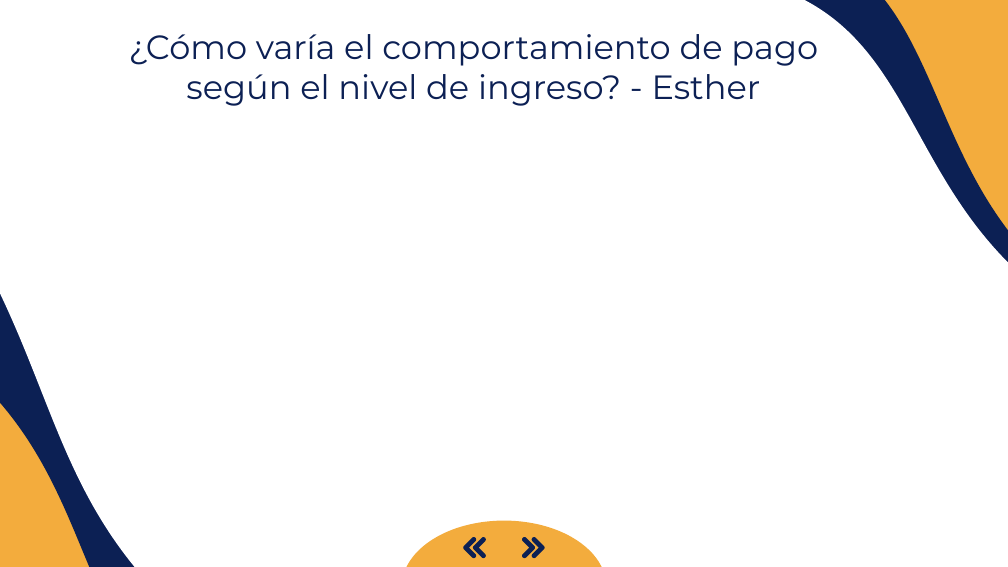
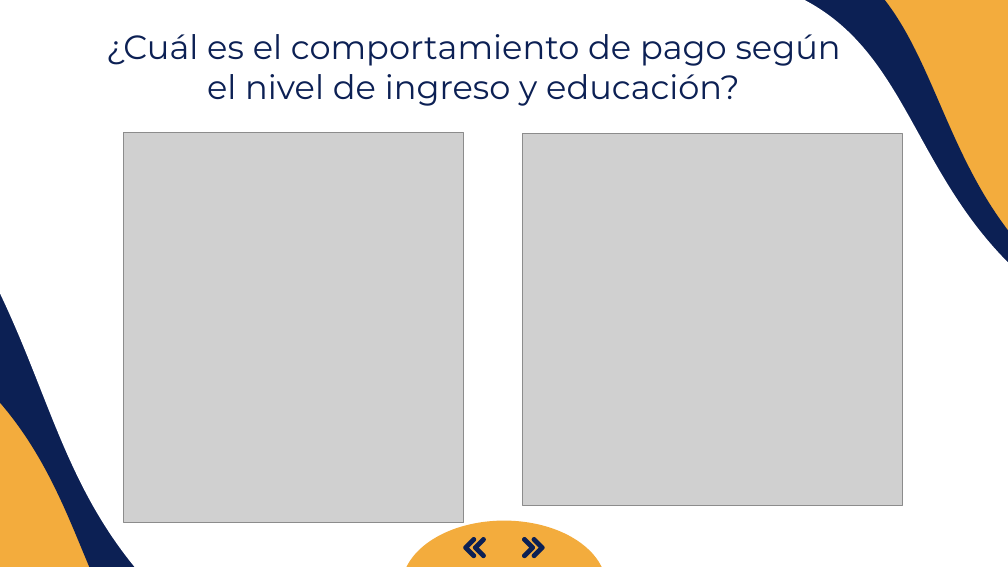
Before and after one commit to ajalca/cbe_customer_classification, a slide deck: slide 13 of Presentacion MRP.pptx (slide 9 before the commit). Drawn at 1008x567 pixels with LibreOffice and Linux fonts; fonts in the diff are those of the drawing; grey boxes stand for pictures. Boxes give left, top, right and bottom in pixels: in the first picture for what was removed or moved away, otherwise in the second. Text is boxed around its words. In the diff, an @@ line names an element or a change of style, - is before the commit and + after.

```diff
--- a/Presentacion MRP.pptx
+++ b/Presentacion MRP.pptx
@@ title at [106, 34, 841, 106]: text changed @@
-¿Cómo varía el comportamiento de pago según el nivel de ingreso? - Esther
+¿Cuál es el comportamiento de pago según el nivel de ingreso y educación?
@@ picture added at [124, 132, 464, 522] @@
@@ picture added at [522, 134, 903, 505] @@
```
Also in this commit, not shown: 8 other slides changed, 3 slides added, 2 slides removed, 1 other file.
